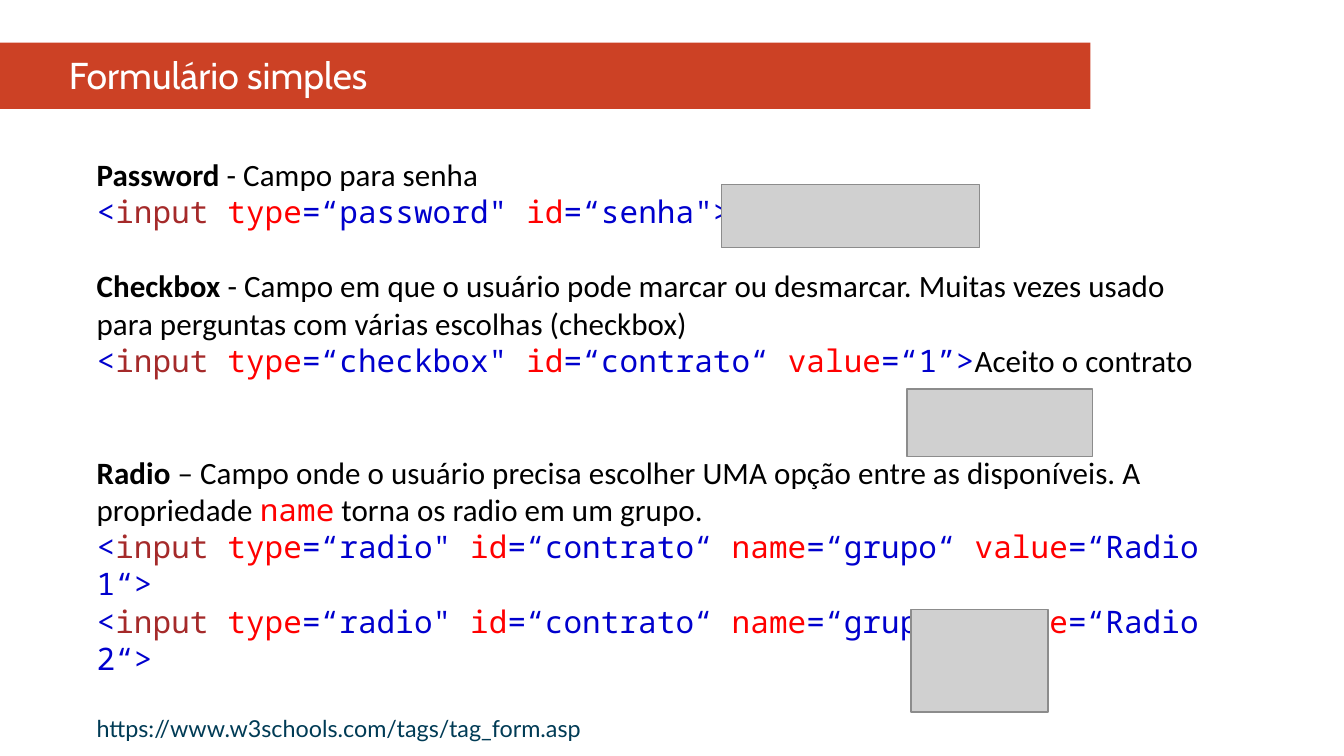
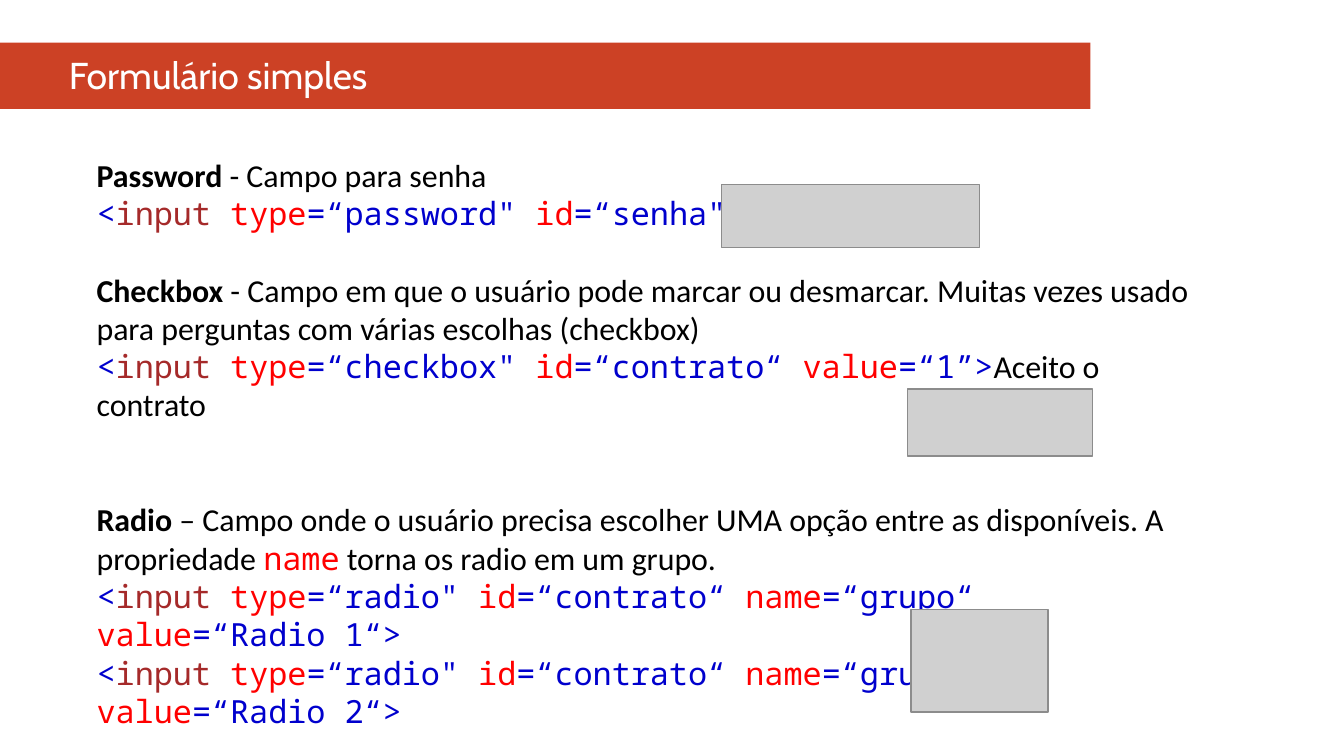
Before and after one commit to edsmcosta/desktop-tutorial, a slide deck: slide 5 of [HTML-CSS] Aula 03.pptx. Drawn at 1344x756 pixels with LibreOffice and Linux fonts; fonts in the diff are those of the drawing; grey boxes stand for pictures. Boxes give left, top, right and bottom in pixels: in the first picture for what was removed or moved away, otherwise in the second. Text is boxed around its words. In the diff, an @@ line names an element or a change of style, - is before the commit and + after.

```diff
--- a/[HTML-CSS] Aula 03.pptx
+++ b/[HTML-CSS] Aula 03.pptx
@@ text "Password - Campo para senha" at <box>97,164,1188,724</box>: size 16.6 to 17.1 pt; size 12.5 to 12.8 pt in "https://www.w3schools.com/tags/tag_form.asp" @@
```
Also in this commit, not shown: 8 other slides changed, 4 other files.
